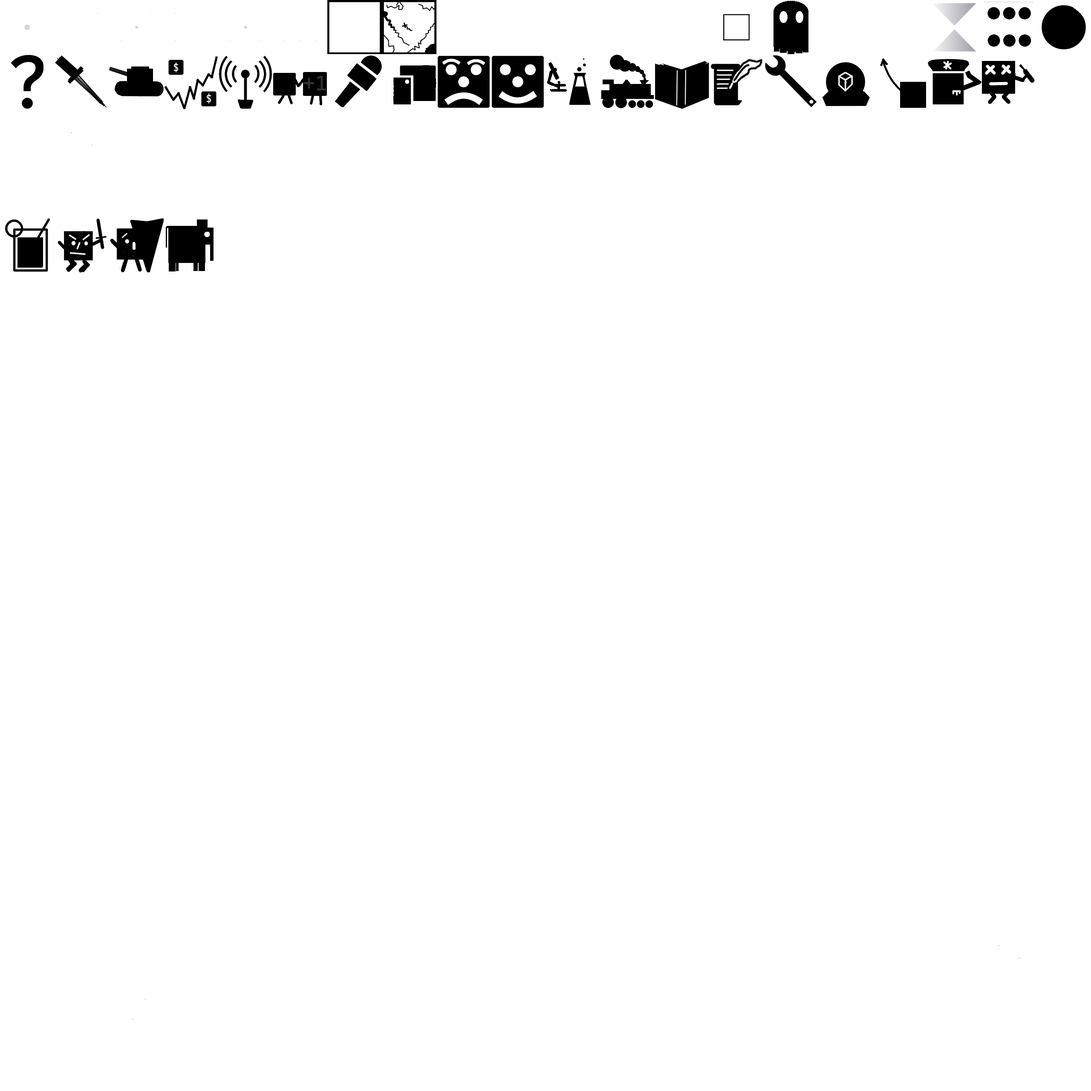
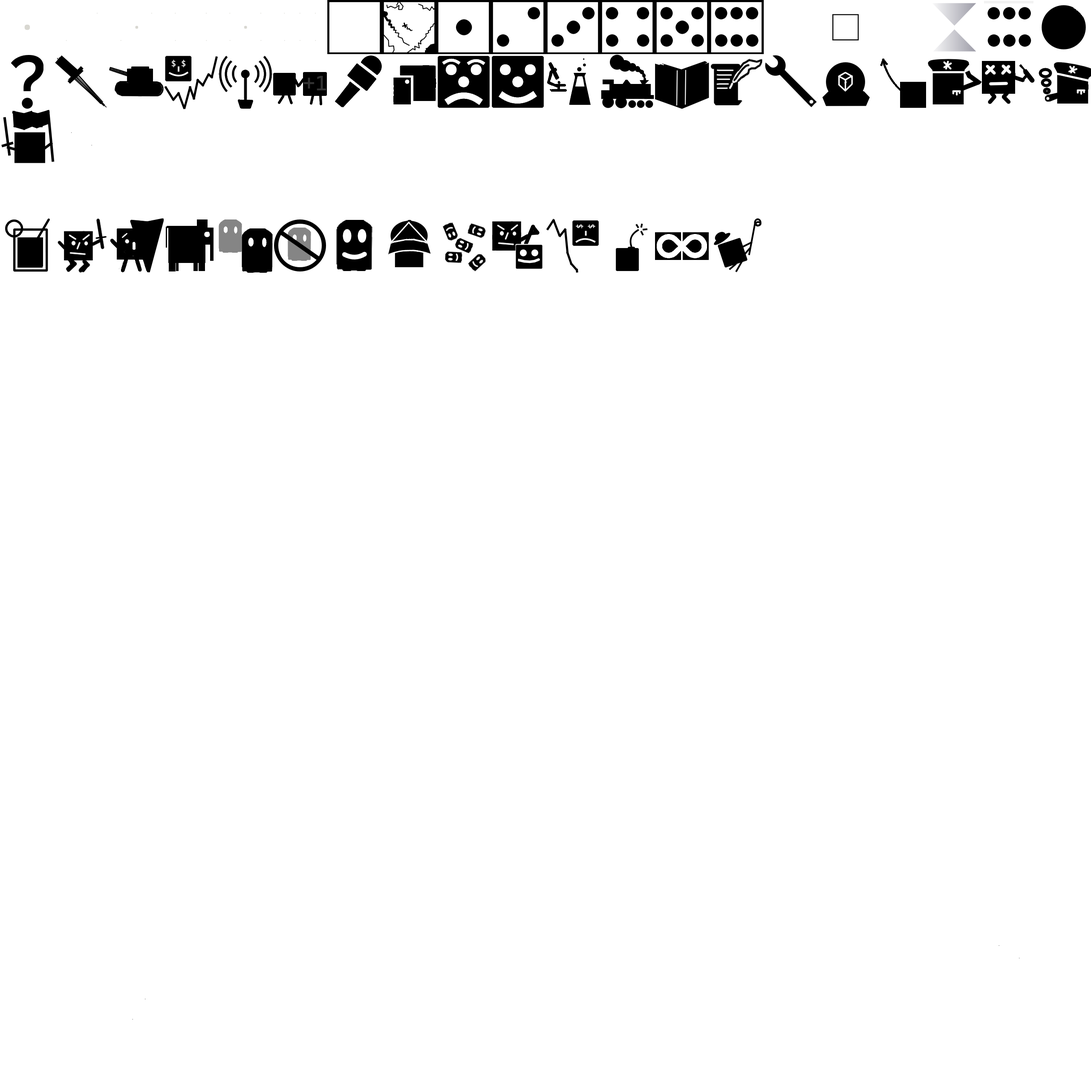
Two versions of the same layered image (1091px x 1091px). Layer-by-layer changes:
painted on "Upgrades_Paint" over [1,0,1091,273]
